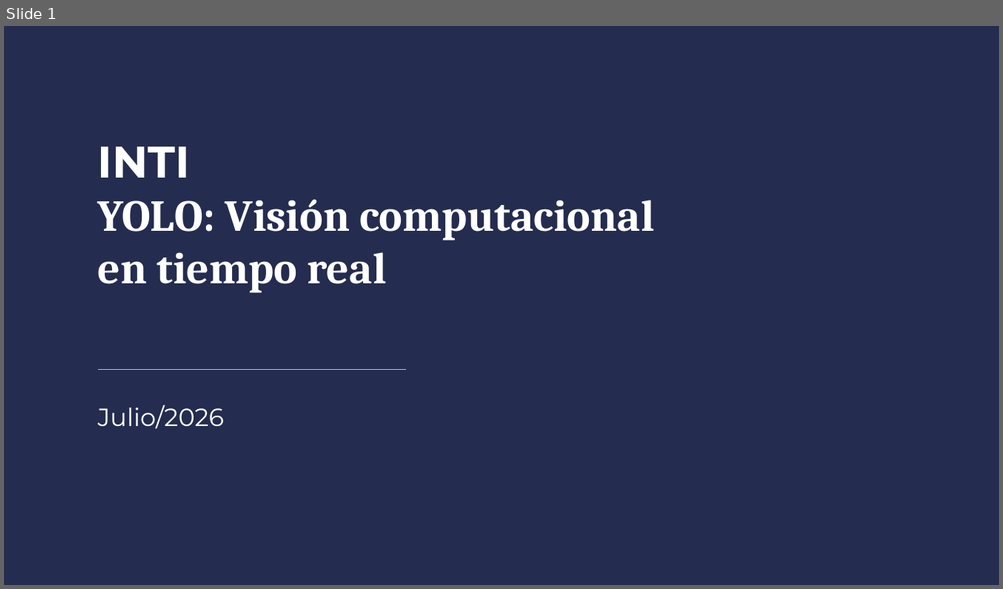
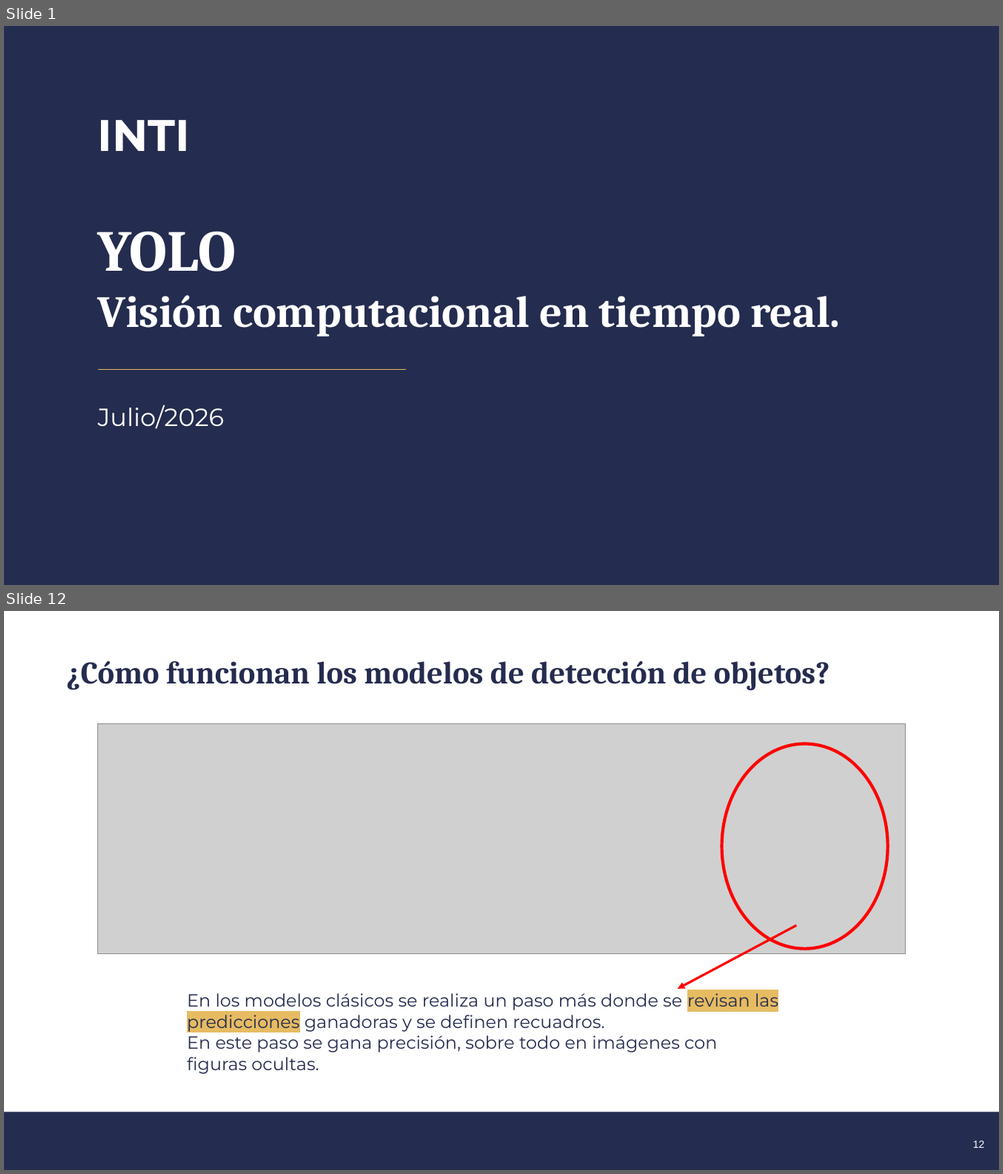
Before and after one commit to Piquelin/curso_yolo, a slide deck: YOLO_PPT_INTI_2026.pptx. Shown one above the other, each under a label of ours: slide 1 before the commit, slides 1 and 12 after it; the slides between them are not shown. The pictures are 1003x589 and 1003x1174 pixels, drawn with LibreOffice and Linux fonts; fonts in the diff are those of the drawing; grey boxes stand for pictures; background and template pictures are left out. Boxes give left, top, right and bottom in pixels: in the first picture for what was removed or moved away, otherwise in the second. Text is boxed around its words. In the diff, an @@ line names an element or a change of style, - is before the commit and + after.

```diff
--- a/YOLO_PPT_INTI_2026.pptx
+++ b/YOLO_PPT_INTI_2026.pptx
@@ slide 12 added at [4, 611, 999, 1170], background #FFFFFF @@
@@ text added at [66, 661, 830, 691], 30.3 pt, text #252C4F, bold @@
+¿Cómo funcionan los modelos de detección de objetos?
@@ picture added at [98, 723, 905, 954] @@
@@ ellipse added at [722, 743, 888, 949], outline #FF0000 3 pt @@
@@ arrow added from (797, 925) to (677, 989), #FF0000 2.25 pt @@
@@ text added at [187, 994, 778, 1074], 17 pt, text #242C4F @@
+En los modelos clásicos se realiza un paso más donde se revisan las predicciones ganadoras y se definen recuadros.
+En este paso se gana precisión, sobre todo en imágenes con figuras ocultas.
@@ rectangle added at [4, 1113, 999, 1170], fill #242C4F @@
@@ page number added at [973, 1141, 984, 1148], 10 pt, text #FFFFFF @@
+12
@@ slide 1 changed as well @@
@@ text "INTI": place and size @@
-text "INTI" at [98, 147, 654, 293]
+text "INTI" at [98, 120, 839, 337]
@@ text at [98, 232, 839, 337]: text changed; size 42.7 to 43 pt @@
-YOLO: Visión computacional
-en tiempo real
+YOLO
+Visión computacional en tiempo real.
```
Also in this commit, not shown: 10 other slides changed, 10 other slides added.
